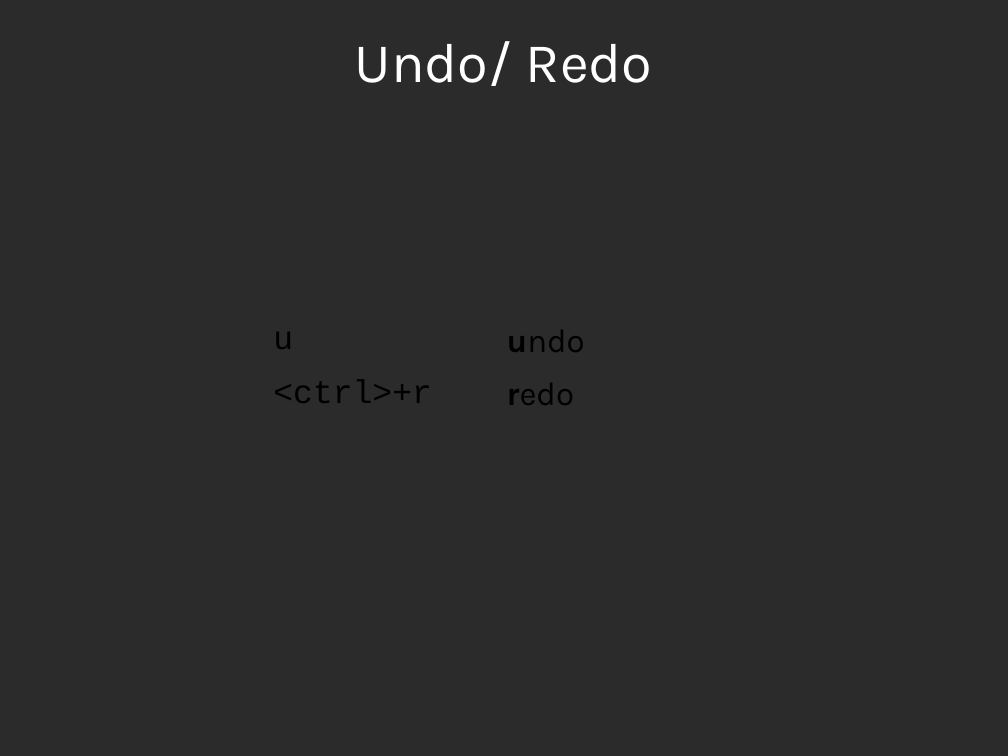
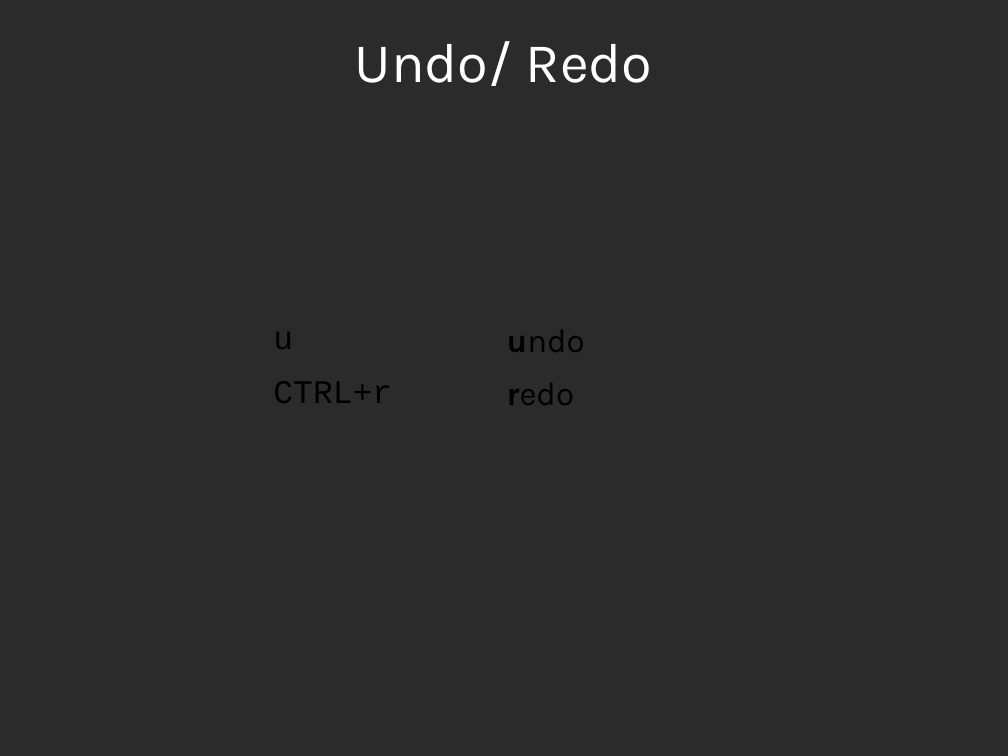
Before and after one commit to aswen/vim-workshop, a slide deck: slide 17 of presentation/vim.odp. Drawn at 1008x756 pixels with LibreOffice and Linux fonts; fonts in the diff are those of the drawing; background and template pictures are left out; a plain dark background stands for a picture behind light text. Boxes give left, top, right and bottom in pixels: in the first picture for what was removed or moved away, otherwise in the second. Text is boxed around its words. In the diff, an @@ line names an element or a change of style, - is before the commit and + after.

```diff
--- a/presentation/vim.odp
+++ b/presentation/vim.odp
@@ table at [264, 317, 744, 439] @@
-row 2, column 1: <ctrl>+r
+row 2, column 1: CTRL+r
```
Also in this commit, not shown: 22 other slides changed, 2 slides added, 1 other file.
